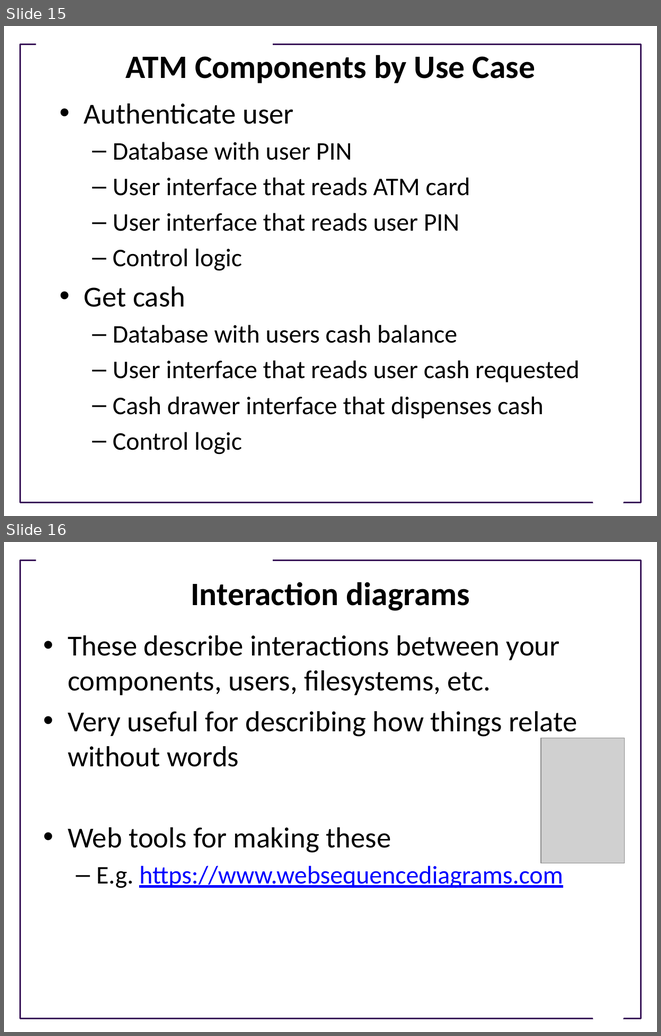
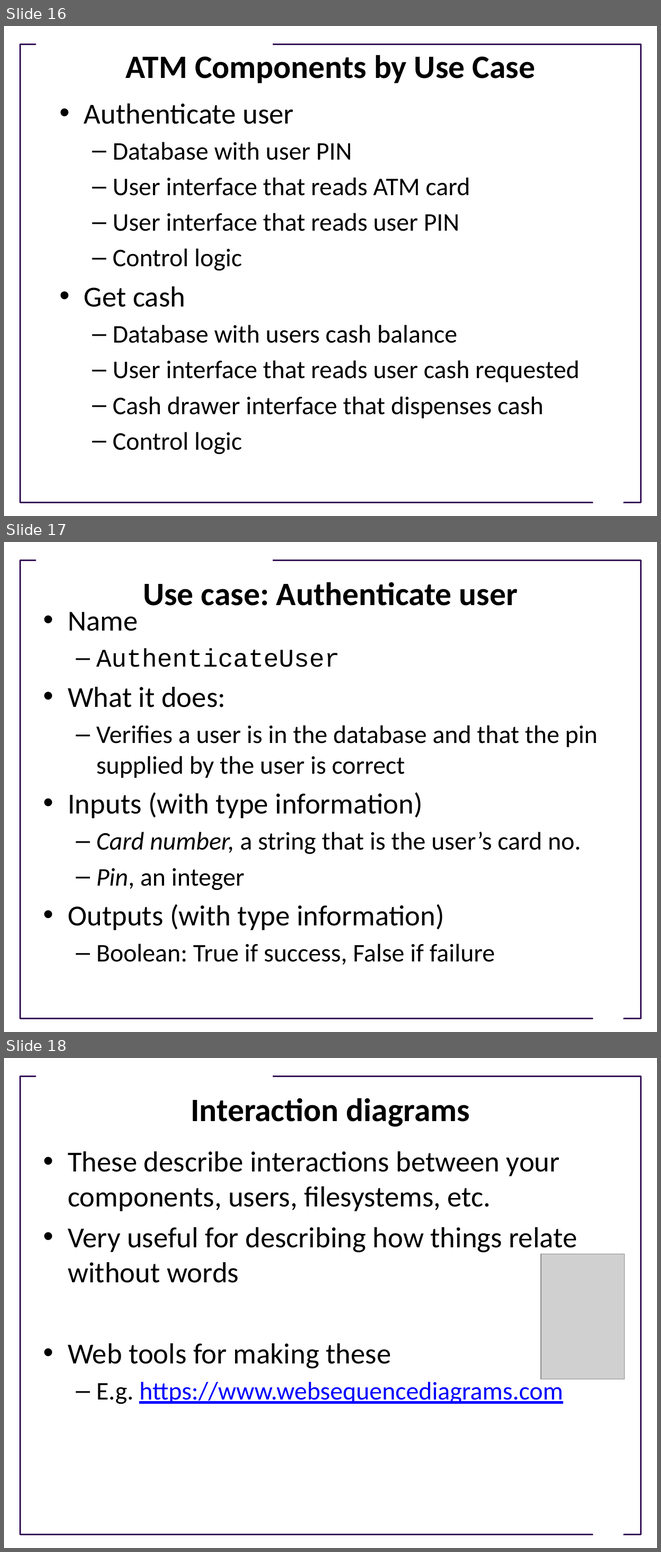
Before and after one commit to UWDIRECT/UWDIRECT.github.io, a slide deck: Wi21_content/SEDS/L10.Software_Design.pptx. Shown one above the other, each under a label of ours: slides 15 and 16 before the commit, slides 16, 17 and 18 after it. The pictures are 661x1036 and 661x1552 pixels, drawn with LibreOffice and Linux fonts; fonts in the diff are those of the drawing; grey boxes stand for pictures; background and template pictures are left out. Boxes give left, top, right and bottom in pixels: in the first picture for what was removed or moved away, otherwise in the second. Text is boxed around its words. In the diff, an @@ line names an element or a change of style, - is before the commit and + after.

Commit message:
updated example to include atm case

```diff
--- a/Wi21_content/SEDS/L10.Software_Design.pptx
+++ b/Wi21_content/SEDS/L10.Software_Design.pptx
@@ slide 17 added at (4,542,657,1032), background #FFFFFF; not listed: 3 template elements that a slide beside it also shows @@
@@ title added at (143,582,518,606), 36 pt, text #000000, bold @@
+Use case: Authenticate user
@@ text added at (68,612,598,964), 28 pt, text #000000 @@
+• Name
+  – AuthenticateUser
+• What it does:
+  – Verifies a user is in the database and that the pin supplied by the user is correct
+• Inputs (with type information)
+  – Card number, a string that is the user’s card no.
+  – Pin, an integer
+• Outputs (with type information)
+  – Boolean: True if success, False if failure
@@ what was slide 15 is now slide 16 @@
@@ what was slide 16 is now slide 18 @@
```
Also in this commit, not shown: 1 slide changed, 1 other slide added.
